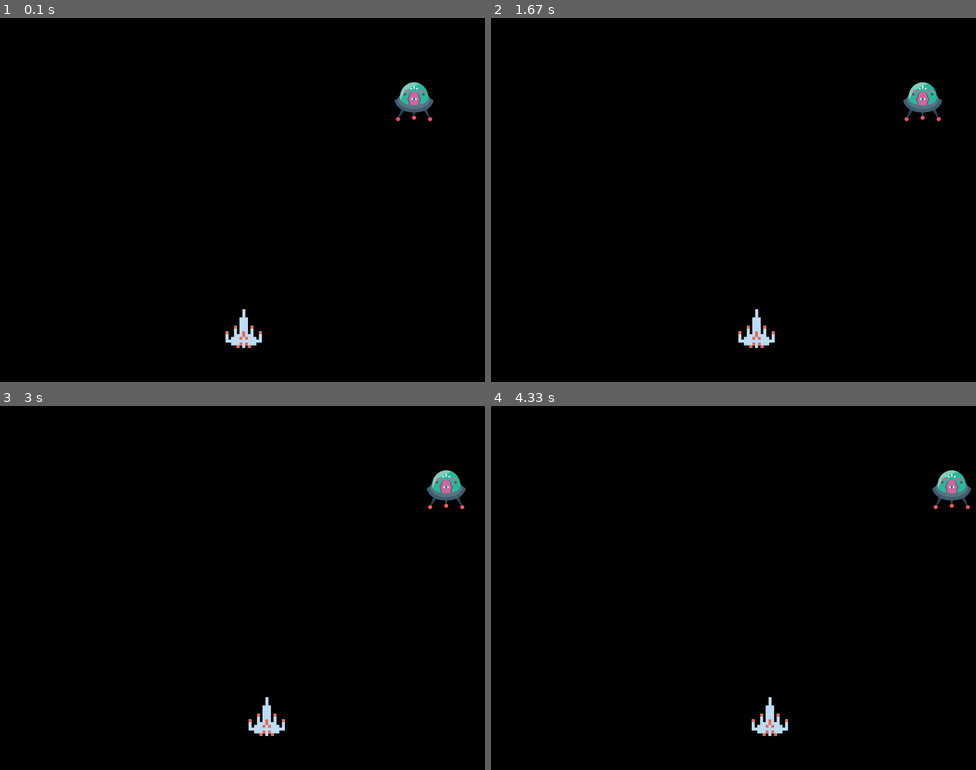
Above: before the commit, frames 1-4 (two rows, left to right).
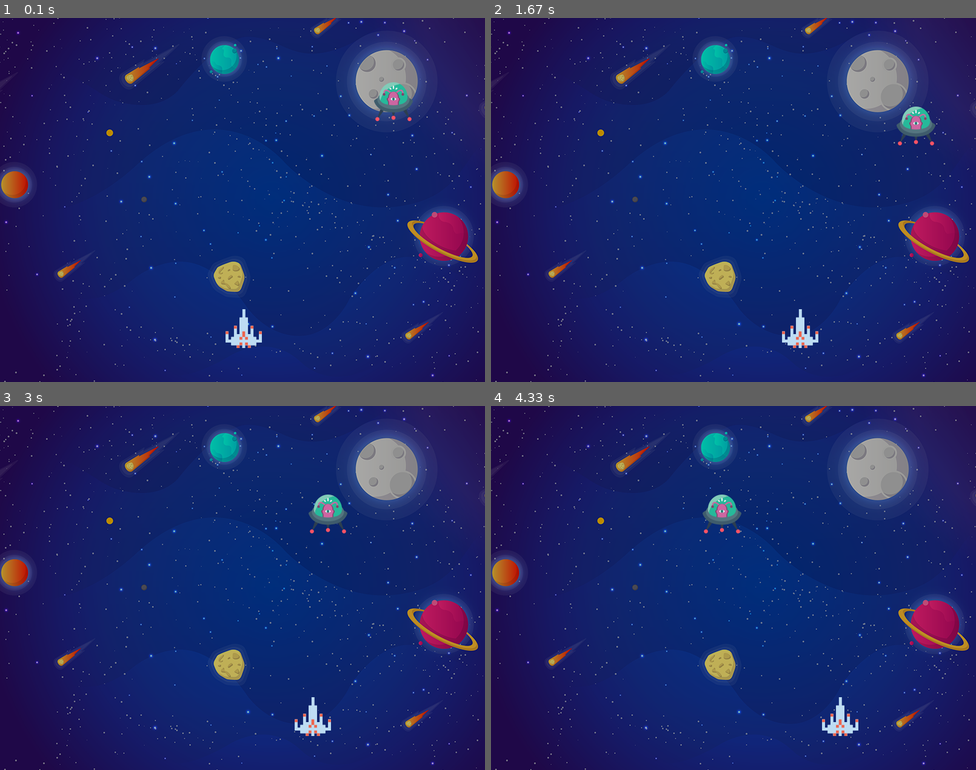
Above: after the commit, the same moments.

Repository: GreenIPeach/PyGame-Tutorial
Game: pygame game, started from main.py
Same seed, same stepped clock (60 frames per second), same inputs: the game is played once before the commit and once after it.
Inputs:
- Up to frame 1 (0.1 s): no input
- Up to frame 2 (1.67 s): hold Right 0.33-0.8 s; hold Right 0.83-1.3 s; hold Left from 1.33 s (still down)
- Up to frame 3 (3 s): release Left at 1.87 s; hold Left 1.9-2.3 s; hold Right 2.33-2.97 s
- Up to frame 4 (4.33 s): hold Left 3-3.47 s; hold Right 3.5-3.97 s; hold Right from 4 s (still down)

The runs differ from the first frame. In frame 1, 100% of the frame differs, in the area x 0-100%, y 0-100%; in frame 2, 100%; in frame 3, 100%; in frame 4, 100%.

Commit message:
Background
Part 10
Movement speed changed due to the iteration time of the while loop

Diff:
--- a/main.py
+++ b/main.py
@@ -5,6 +5,7 @@
 pygame.init()
 # Init Screen
 screen = pygame.display.set_mode((800, 600))
+background = pygame.image.load('background.png')
 pygame.display.set_caption("Space Invaders")
 icon = pygame.image.load('ufo.png')
 pygame.display.set_icon(icon)
@@ -18,9 +19,9 @@
 
 # Enemy
 enemyImg = pygame.image.load('enemy.png')
-enemyX = random.randint(0, 800)
+enemyX = random.randint(0, 736)
 enemyY = random.randint(50, 150)
-enemyX_change = 0.3
+enemyX_change = 2
 enemyY_change = 40
 
 
@@ -35,15 +36,17 @@
 # Tick Game-Loop
 while windowRunning:
     screen.fill((0, 0, 0))  # Fill with black background first
+    # Background Image
+    screen.blit(background, (0, 0))
     for event in pygame.event.get():
         if event.type == pygame.QUIT:
             windowRunning = False
 
         if event.type == pygame.KEYDOWN:
             if event.key == pygame.K_LEFT:
-                playerX_change = -1
+                playerX_change = -3
             if event.key == pygame.K_RIGHT:
-                playerX_change = 1
+                playerX_change = 3
         if event.type == pygame.KEYUP:
             if event.key == pygame.K_LEFT or event.key == pygame.K_RIGHT:
                 playerX_change = 0
@@ -58,10 +61,10 @@
     enemyX += enemyX_change
 
     if enemyX <= 0:
-        enemyX_change = 0.3
+        enemyX_change = 2
         enemyY += enemyY_change
     elif enemyX >= 736:
-        enemyX_change = -0.3
+        enemyX_change = -2
         enemyY += enemyY_change
 
     player(playerX, playerY)
Binary file added: background.png
